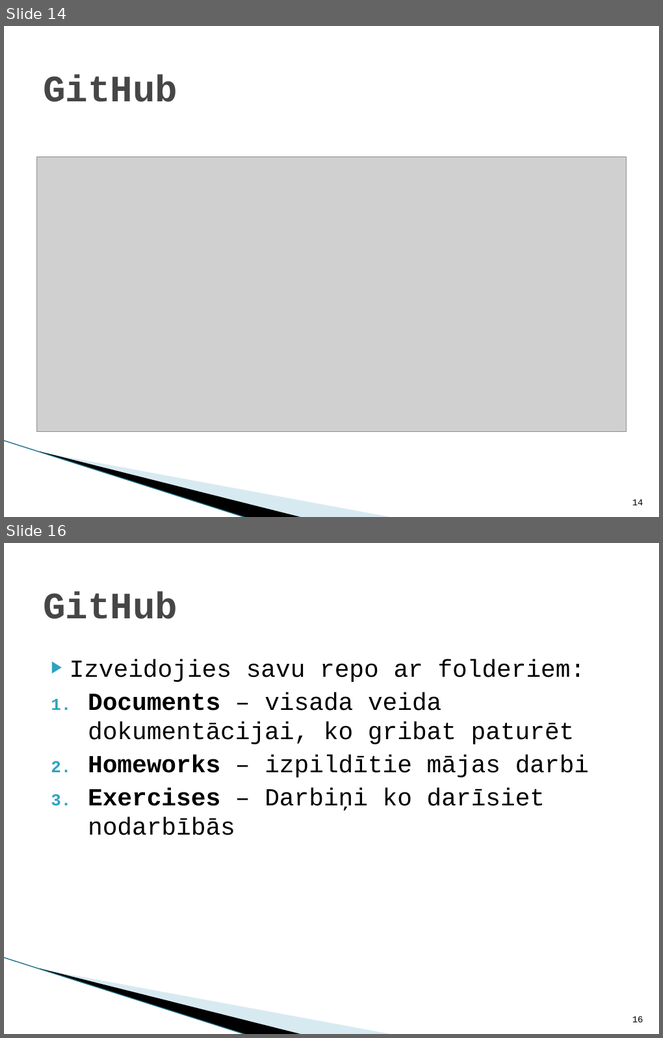
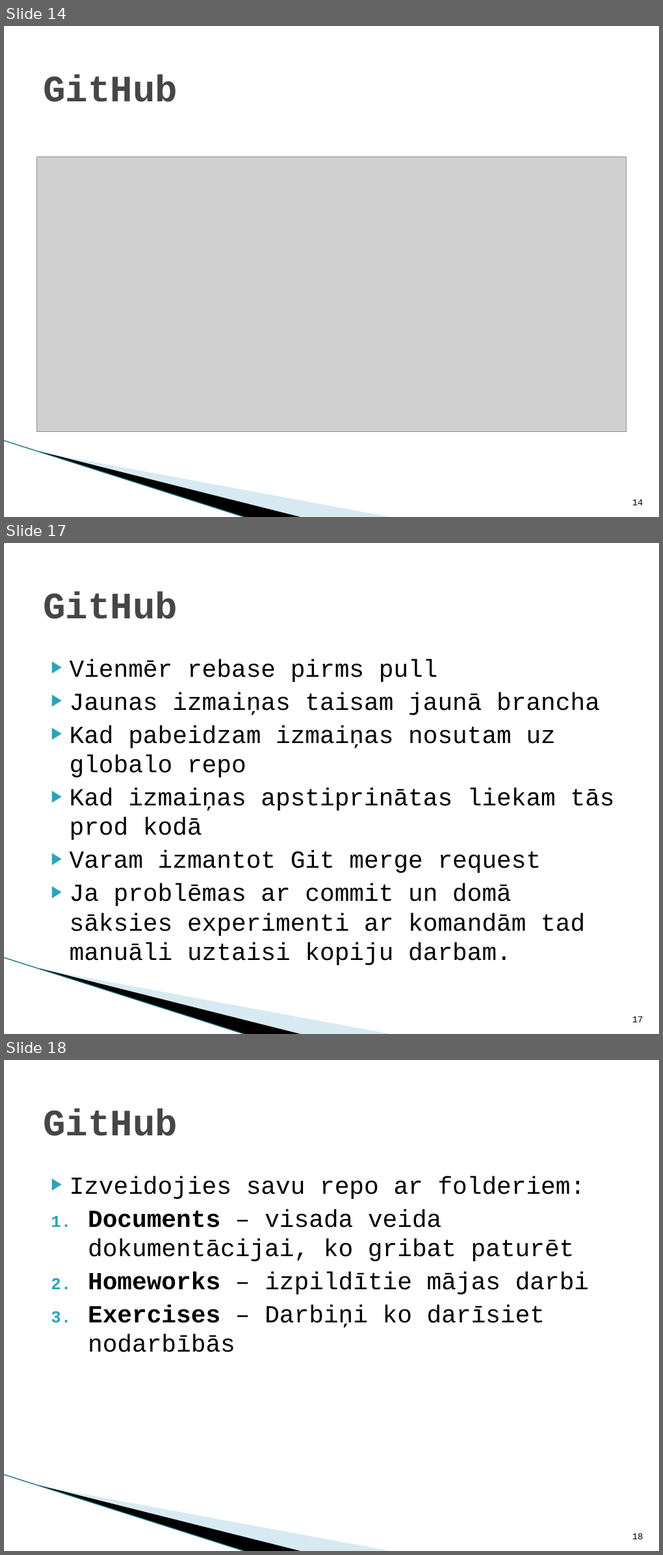
Before and after one commit to Mar15R/Java1, a slide deck: Presentation/1_Nodarbība.pptx. Shown one above the other, each under a label of ours: slides 14 and 16 before the commit, slides 14, 17 and 18 after it; the slides between them are not shown. The pictures are 663x1038 and 663x1555 pixels, drawn with LibreOffice and Linux fonts; fonts in the diff are those of the drawing; grey boxes stand for pictures; background and template pictures are left out. Boxes give left, top, right and bottom in pixels: in the first picture for what was removed or moved away, otherwise in the second. Text is boxed around its words. In the diff, an @@ line names an element or a change of style, - is before the commit and + after.

```diff
--- a/Presentation/1_Nodarbība.pptx
+++ b/Presentation/1_Nodarbība.pptx
@@ slide 17 added at [4, 543, 659, 1034], background #FFFFFF; not listed: 3 template elements that a slide beside it also shows @@
@@ title added at [43, 591, 178, 619], 41 pt, text #464646, bold @@
+GitHub
@@ text added at [70, 659, 615, 965], 27 pt, text #000000 @@
+▶ Vienmēr rebase pirms pull
+▶ Jaunas izmaiņas taisam jaunā brancha
+▶ Kad pabeidzam izmaiņas nosutam uz globalo repo
+▶ Kad izmaiņas apstiprinātas liekam tās prod kodā
+▶ Varam izmantot Git merge request
+▶ Ja problēmas ar commit un domā sāksies experimenti ar komandām tad manuāli uztaisi kopiju darbam.
@@ page number added at [633, 1016, 644, 1023], 10 pt, text #000000 @@
+17
@@ what was slide 16 is now slide 18 @@
@@ page number at [633, 1533, 644, 1540]: text changed @@
-16
+18
```
Also in this commit, not shown: 1 slide changed, 2 other slides added, 1 slide removed.
